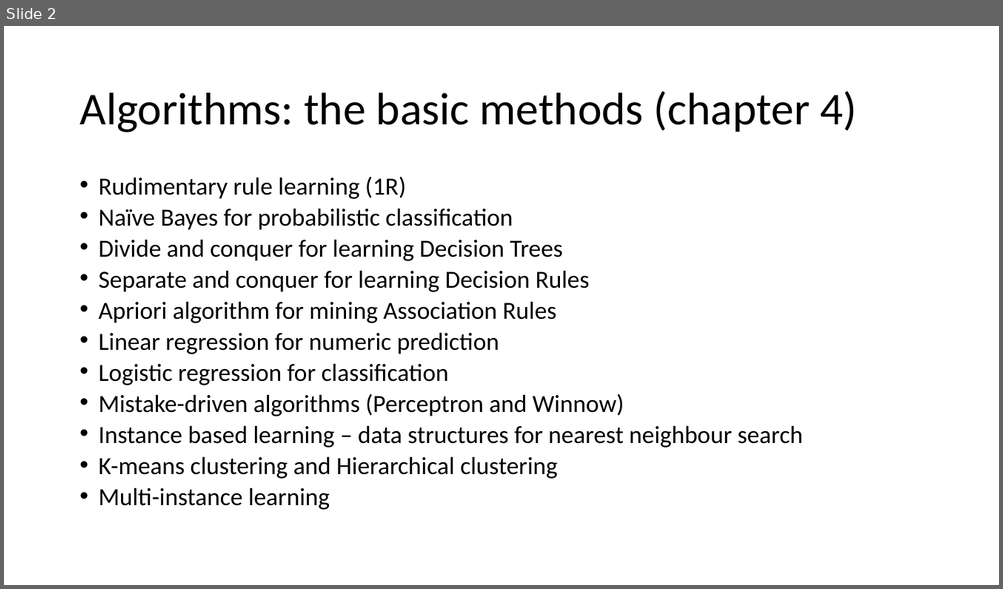
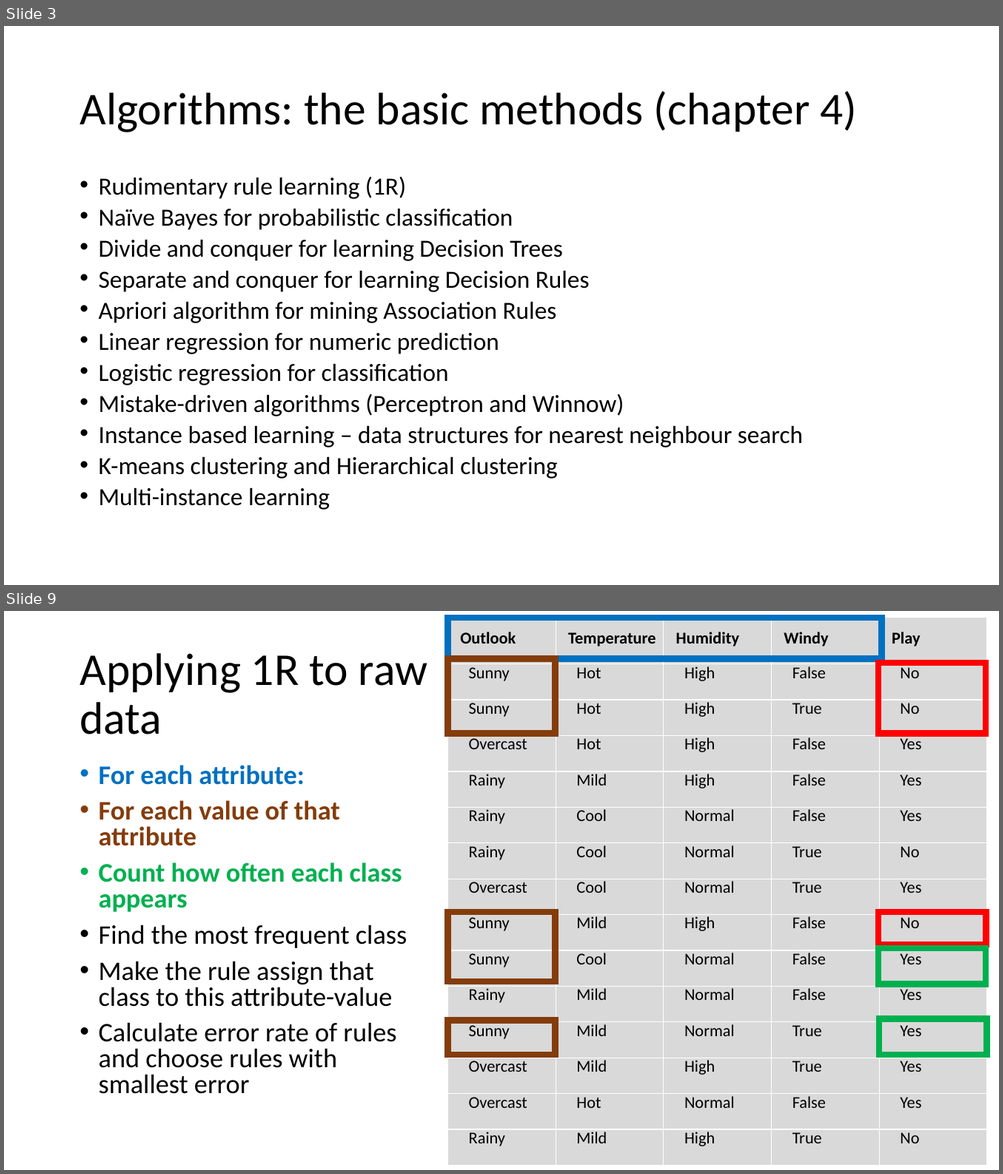
Before and after one commit to russellu/cs405, a slide deck: Lecture_04.pptx. Shown one above the other, each under a label of ours: slide 2 before the commit, slides 3 and 9 after it; the slides between them are not shown. The pictures are 1003x589 and 1003x1174 pixels, drawn with LibreOffice and Linux fonts; fonts in the diff are those of the drawing. Boxes give left, top, right and bottom in pixels: in the first picture for what was removed or moved away, otherwise in the second. Text is boxed around its words. In the diff, an @@ line names an element or a change of style, - is before the commit and + after.

```diff
--- a/Lecture_04.pptx
+++ b/Lecture_04.pptx
@@ slide 9 added at (4, 611, 999, 1170), background #FFFFFF @@
@@ table added at (448, 618, 989, 1166), 15 rows, 5 columns @@
+Outlook | Temperature | Humidity | Windy | Play
+Sunny | Hot | High | False | No
+Sunny | Hot | High | True | No
+Overcast | Hot | High | False | Yes
+Rainy | Mild | High | False | Yes
+Rainy | Cool | Normal | False | Yes
+Rainy | Cool | Normal | True | No
+Overcast | Cool | Normal | True | Yes
+Sunny | Mild | High | False | No
+Sunny | Cool | Normal | False | Yes
+Rainy | Mild | Normal | False | Yes
+Sunny | Mild | Normal | True | Yes
+Overcast | Mild | High | True | Yes
+Overcast | Hot | Normal | False | Yes
+Rainy | Mild | High | True | No
@@ rectangle added at (448, 618, 882, 659), outline #0070C0 6 pt @@
@@ title added at (79, 653, 427, 735), 44 pt, text #000000 @@
+Applying 1R to raw data
@@ rectangle added at (448, 659, 555, 733), outline #843C0B 6 pt @@
@@ rectangle added at (879, 663, 986, 733), outline #FF0000 6 pt @@
@@ text added at (99, 765, 407, 1094), 25.9 pt, text #000000 @@
+• For each attribute:
+• For each value of that attribute
+• Count how often each class appears
+• Find the most frequent class
+• Make the rule assign that class to this attribute-value
+• Calculate error rate of rules and choose rules with smallest error
@@ rectangle added at (448, 912, 555, 982), outline #843C0B 6 pt @@
@@ rectangle added at (879, 912, 986, 945), outline #FF0000 6 pt @@
@@ rectangle added at (879, 948, 986, 984), outline #00B050 6 pt @@
@@ rectangle added at (448, 1021, 555, 1056), outline #843C0B 6 pt @@
@@ rectangle added at (879, 1019, 987, 1055), outline #00B050 6 pt @@
@@ what was slide 2 is now slide 3 @@
```
Also in this commit, not shown: 1 slide changed, 18 other slides added.
